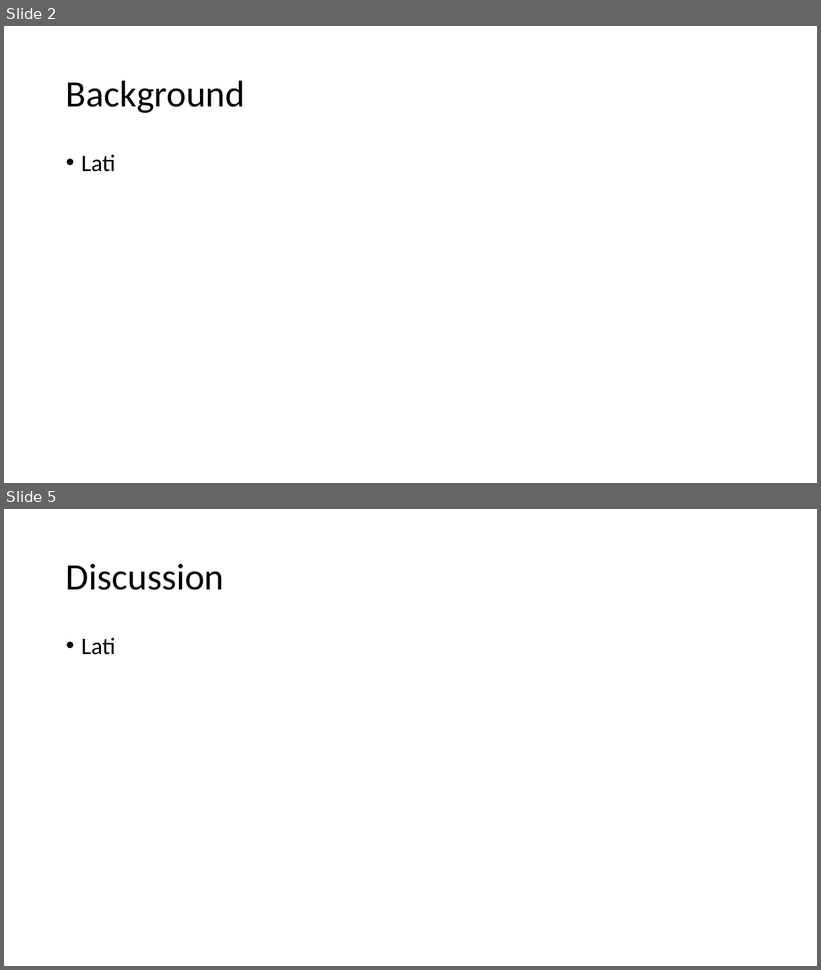
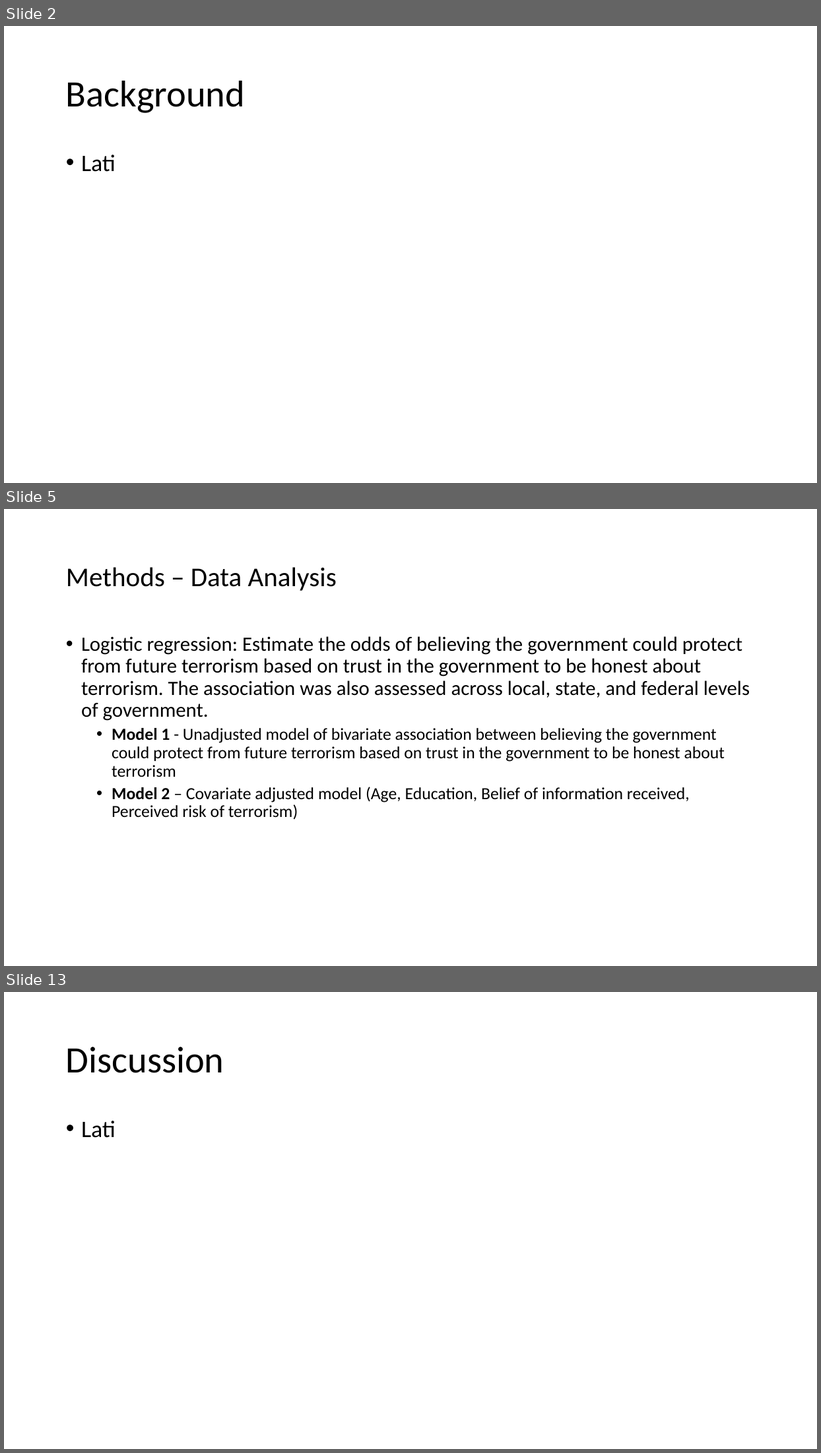
Before and after one commit to ska247/ADA-Final-Project, a slide deck: ADA Presentation.pptx. Shown one above the other, each under a label of ours: slides 2 and 5 before the commit, slides 2, 5 and 13 after it; the slides between them are not shown. The pictures are 821x970 and 821x1453 pixels, drawn with LibreOffice and Linux fonts; fonts in the diff are those of the drawing. Boxes give left, top, right and bottom in pixels: in the first picture for what was removed or moved away, otherwise in the second. Text is boxed around its words. In the diff, an @@ line names an element or a change of style, - is before the commit and + after.

```diff
--- a/ADA Presentation.pptx
+++ b/ADA Presentation.pptx
@@ slide 5 added at [4, 509, 817, 966], background #FFFFFF @@
@@ title added at [66, 567, 337, 591], 32 pt, text #000000 @@
+Methods – Data Analysis
@@ text added at [81, 636, 750, 820], 20 pt, text #000000 @@
+• Logistic regression: Estimate the odds of believing the government could protect from future terrorism based on trust in the government to be honest about terrorism. The association was also assessed across local, state, and federal levels of government.
+  • Model 1 - Unadjusted model of bivariate association between believing the government could protect from future terrorism based on trust in the government to be honest about terrorism
+  • Model 2 – Covariate adjusted model (Age, Education, Belief of information received, Perceived risk of terrorism)
@@ what was slide 5 is now slide 13 @@
```
Also in this commit, not shown: 10 other slides added, 3 slides removed.
